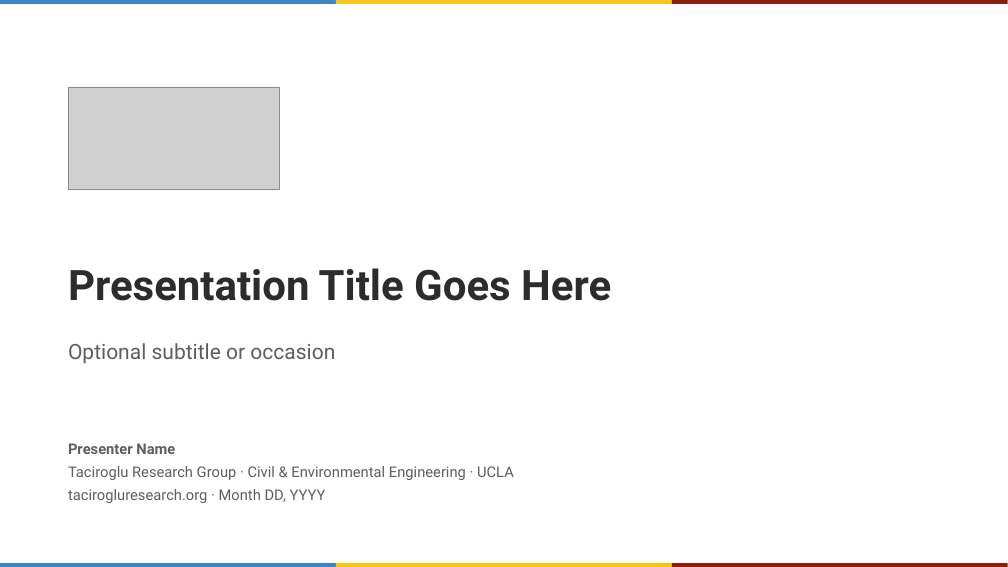
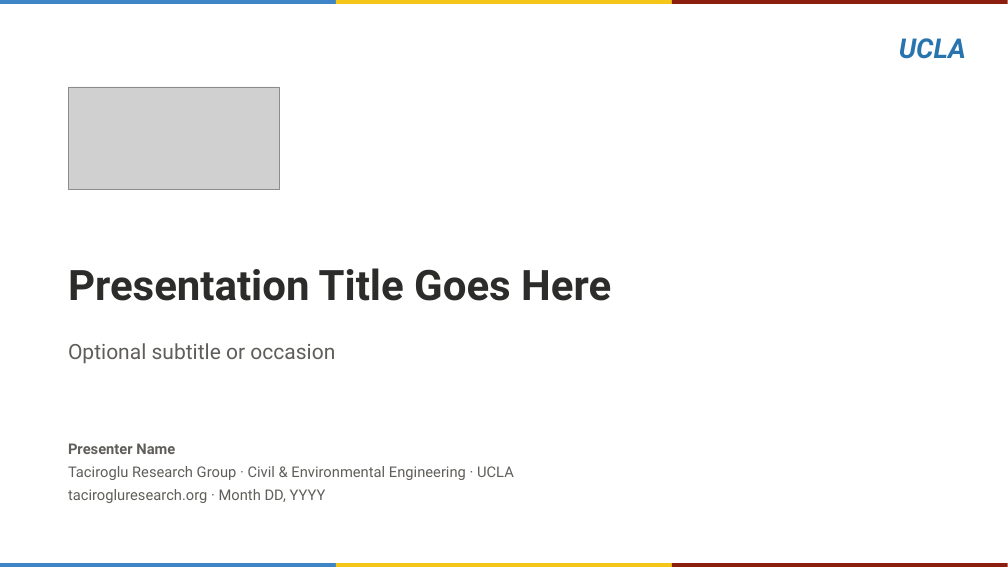
Before and after one commit to TRG-UCLA/website, a slide deck: slide 1 of files/TRG-template.pptx. Drawn at 1008x567 pixels with LibreOffice and Linux fonts; fonts in the diff are those of the drawing; grey boxes stand for pictures. Boxes give left, top, right and bottom in pixels: in the first picture for what was removed or moved away, otherwise in the second. Text is boxed around its words. In the diff, an @@ line names an element or a change of style, - is before the commit and + after.

Commit message:
Update templates with UCLA mark

```diff
--- a/files/TRG-template.pptx
+++ b/files/TRG-template.pptx
@@ text added at bbox=[899, 38, 966, 59], 26 pt, text #2774AE, bold, italic @@
+UCLA
```
Also in this commit, not shown: 1 other slide changed, 1 other file.
